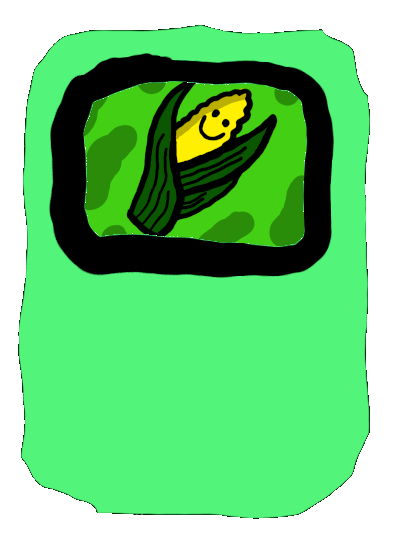
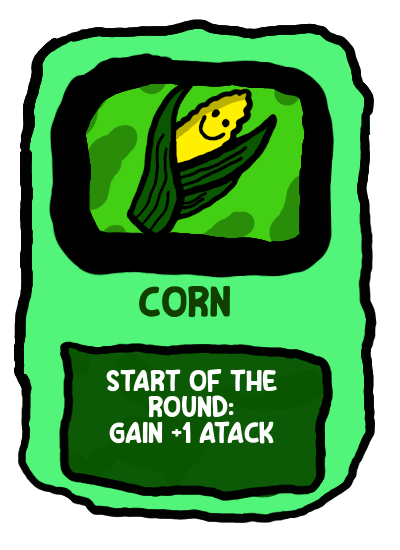
The second 400 x 550 image is a revision of the first. Changes to its layers:
added layer "Start of the Round: ..." above "Corn" over [106, 369, 277, 444]
added layer "Corn" above "TExtBorder" over [139, 286, 230, 318]
added layer "TExtBorder" above "Background" over [14, 19, 377, 523]
painted on "Background" over [60, 342, 332, 498]
